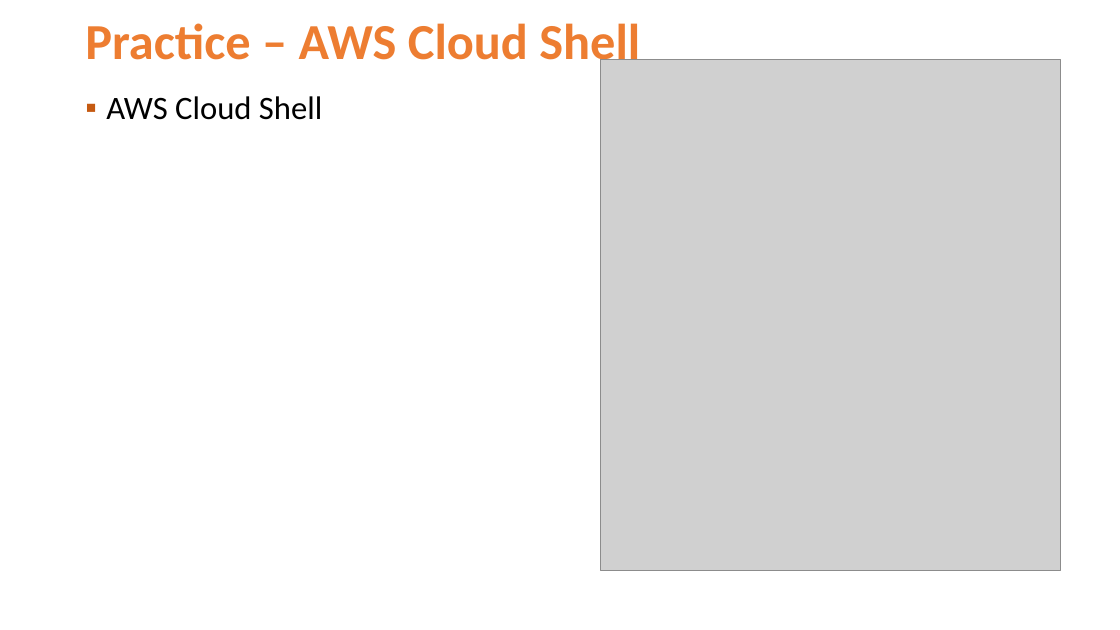
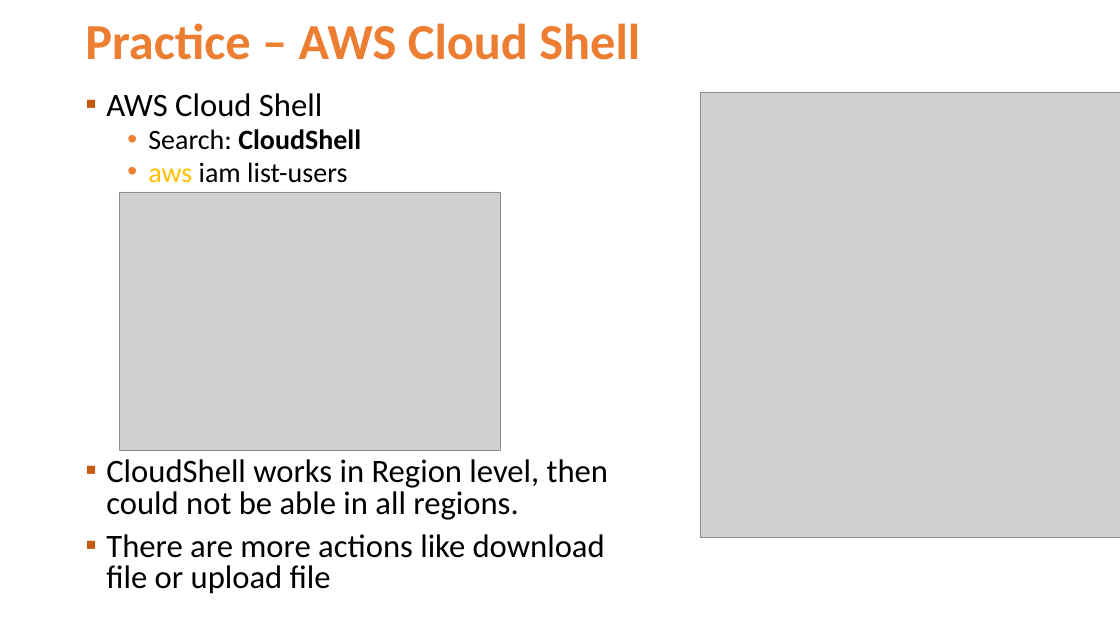
Before and after one commit to Jucer74/ArchitectureMaster, a slide deck: slide 22 of Classes/04-IAM-IdentityandAccessManagement/ArchitectureMaster-04-IAM-IdentityandAccessManagement.pptx. Drawn at 1120x630 pixels with LibreOffice and Linux fonts; fonts in the diff are those of the drawing; grey boxes stand for pictures; background and template pictures are left out. Boxes give left, top, right and bottom in pixels: in the first picture for what was removed or moved away, otherwise in the second. Text is boxed around its words. In the diff, an @@ line names an element or a change of style, - is before the commit and + after.

```diff
--- a/Classes/04-IAM-IdentityandAccessManagement/ArchitectureMaster-04-IAM-IdentityandAccessManagement.pptx
+++ b/Classes/04-IAM-IdentityandAccessManagement/ArchitectureMaster-04-IAM-IdentityandAccessManagement.pptx
@@ text at [106,93,322,117]: line spacing 0.9 to 0.8 @@
@@ picture: place and size @@
-picture at [601,59,1060,571]
+picture at [700,92,1120,538]
@@ text at [106,129,608,594]: paragraphs added @@
+  • Search: CloudShell
+  • aws iam list-users
+▪ CloudShell works in Region level, then could not be able in all regions.
+▪ There are more actions like download file or upload file
@@ picture added at [119,192,501,451] @@
```
Also in this commit, not shown: 11 other slides changed.
